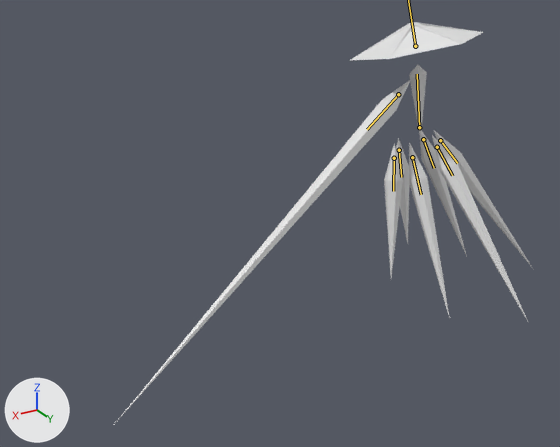
Renders of the glTF model glb_imports/Clarity.glb from each side of a commit.
Both versions are drawn from a 50 mm lens placed at (53.7, 60.7, 27.7), pointed at (18.6, 2.1, -1.6). Arrows for +X, +Y and +Z are at lower left; the lights stay in place. The older version comes first. Both versions are drawn at frame 76 of the action 'DoubleSliceLeftDelayed'; the numbers are the values there. The bones that bend it are drawn over the model as lines.

In view in the first picture: 'Arm', 'BackLeft', 'BackRight', 'Center', 'FrontLeft', 'FrontRight', 'Hat', 'MiddleLeft', 'MiddleRight'.
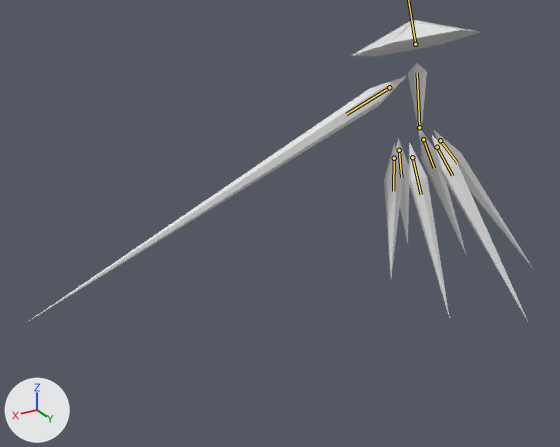
Changed parts and their boxes (x1, y1, x2, y2) in the pictures (560 x 447 px):
```json
{"object": "Arm", "change": "posed", "before": [116, 80, 411, 422], "after": [26, 75, 408, 323], "on screen": "29% wider, 27% shorter"}
{"object": "Hat", "change": "posed", "before": [351, 22, 483, 60], "after": [351, 20, 481, 56]}
{"object": "Center", "change": "posed", "before": [409, 65, 427, 141], "after": [408, 63, 427, 142]}
{"bone": "Center", "before": "(419, 127) to (417, 74)", "after": "(419, 127) to (417, 72)"}
```

The change, as JSON lines over the scene's bpy script:
```json
{"block": "bone_center", "where": "bone_center = bpy.data.objects['Armature'].pose.bones['Center']"}
{"op": "set", "path": "bone_center.rotation_quaternion", "old": "(0.984, 0.026, 0.166, -0.053)", "new": "(0.996, 0.087, 0.0, 0.0)", "note": "degrees (2, 19, -6) -> degrees (10, 0, 0)"}
{"block": "bone_hat", "where": "bone_hat = bpy.data.objects['Armature'].pose.bones['Hat']  # child of 'Center'"}
{"op": "set", "path": "bone_hat.location", "old": "(0.08, 0.01, 0.01)", "new": "(0.0, 0.0, 0.0)"}
{"op": "set", "path": "bone_hat.rotation_quaternion", "old": "(0.982, 0.081, -0.173, 0.007)", "new": "(0.996, 0.087, 0.0, 0.0)", "note": "degrees (10, -20, -1) -> degrees (10, 0, 0)"}
```
